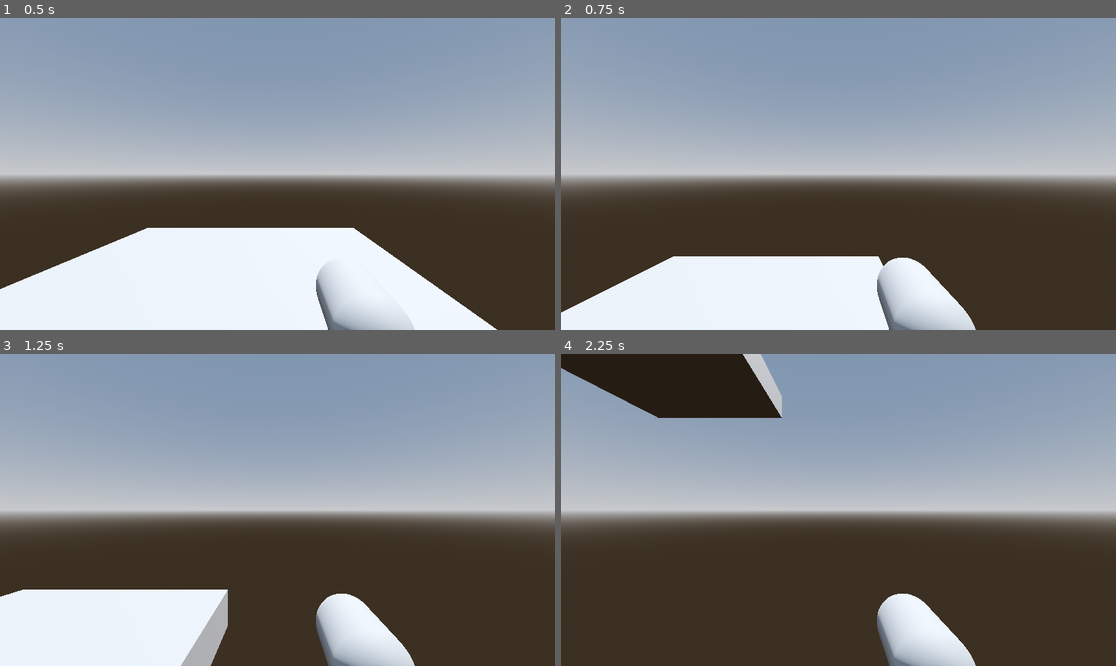
Above: before the commit, frames 1-4 (two rows, left to right).
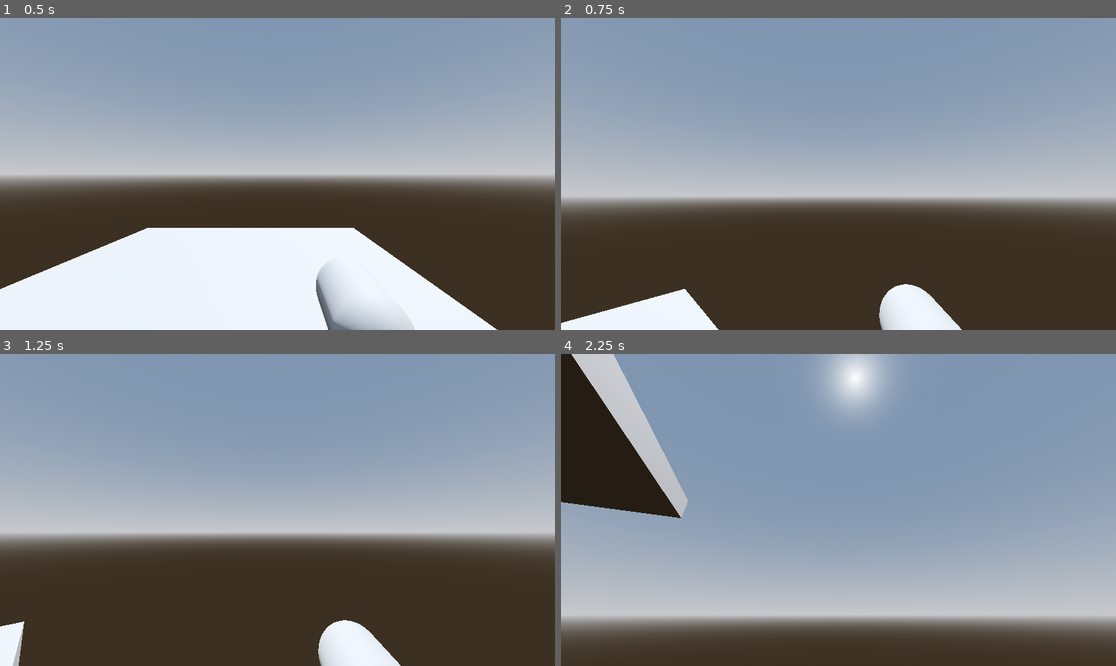
Above: after the commit, the same moments.

Repository: CodingDino/GGJ-2024
Game: Godot game, scene res://sarah_test.tscn
The game is run twice, just before and just after one commit, with the same random seed, the same clock (stepped at 60 frames per second) and the same inputs.
Inputs (mouse positions are in pixels of both pictures, inside the frame that each line leads up to):
- Up to frame 1 (0.5 s): no input
- Up to frame 2 (0.75 s): tap Enter (ui_accept) at 0.5 s; move the mouse to (960, 158) at 0.52 s; press the mouse at (960, 158) at 0.53 s; hold Right (ui_right) from 0.53 s (still down)
- Up to frame 3 (1.25 s): keep holding Right (ui_right); tap Enter (ui_accept) at 0.77 s
- Up to frame 4 (2.25 s): move the mouse to (727, 525) at 1.27 s; release Right (ui_right) at 1.28 s; release the mouse at (727, 525) at 1.28 s; hold Down (ui_down) 1.28-2.03 s; click (727, 525) at 1.35 s; tap Enter (ui_accept) at 1.52 s; move the mouse to (894, 441) at 2.02 s; press the mouse at (894, 441) at 2.03 s; hold Right (ui_right) from 2.03 s (still down)

Frame 1 is identical in both runs. In frame 2, 24% of the frame differs, in the area x 0-100%, y 49-100%; in frame 3, 23%; in frame 4, 71%, in the area x 0-100%, y 0-100%.

Commit message:
Mouse look working

Diff:
--- a/player.gd
+++ b/player.gd
@@ -3,10 +3,25 @@
 
 const SPEED = 5.0
 const JUMP_VELOCITY = 4.5
+var mouse_sensitivity = 0.002
 
 # Get the gravity from the project settings to be synced with RigidBody nodes.
 var gravity = ProjectSettings.get_setting("physics/3d/default_gravity")
 
+func _ready():
+	Input.mouse_mode = Input.MOUSE_MODE_CAPTURED
+
+func _input(event):
+	if event is InputEventMouseMotion and Input.mouse_mode == Input.MOUSE_MODE_CAPTURED:
+		rotate_y(-event.relative.x * mouse_sensitivity)
+		$Camera3D.rotate_x(-event.relative.y * mouse_sensitivity)
+		$Camera3D.rotation.x = clampf($Camera3D.rotation.x, -deg_to_rad(70), deg_to_rad(70))
+	if event.is_action_pressed("ui_cancel"):
+		Input.mouse_mode = Input.MOUSE_MODE_VISIBLE
+	if event.is_action_pressed("click"):
+		if Input.mouse_mode == Input.MOUSE_MODE_VISIBLE:
+			Input.mouse_mode = Input.MOUSE_MODE_CAPTURED
+			get_viewport().set_input_as_handled()
 
 func _physics_process(delta):
 	# Add the gravity.
--- a/project.godot
+++ b/project.godot
@@ -24,3 +24,11 @@
 [dotnet]
 
 project/assembly_name="GGJ24"
+
+[input]
+
+click={
+"deadzone": 0.5,
+"events": [Object(InputEventMouseButton,"resource_local_to_scene":false,"resource_name":"","device":-1,"window_id":0,"alt_pressed":false,"shift_pressed":false,"ctrl_pressed":false,"meta_pressed":false,"button_mask":0,"position":Vector2(0, 0),"global_position":Vector2(0, 0),"factor":1.0,"button_index":1,"canceled":false,"pressed":false,"double_click":false,"script":null)
+]
+}
--- a/sarah_test.tscn
+++ b/sarah_test.tscn
@@ -31,3 +31,9 @@
 transform = Transform3D(1, 0, 0, 0, 1, 0, 0, 0, 1, -1.22322, -0.481573, -2.49776)
 use_collision = true
 size = Vector3(5.73389, 1, 7.7334)
+
+[node name="CanvasLayer" type="CanvasLayer" parent="."]
+
+[node name="Label" type="Label" parent="CanvasLayer"]
+offset_right = 81.0
+offset_bottom = 49.0
